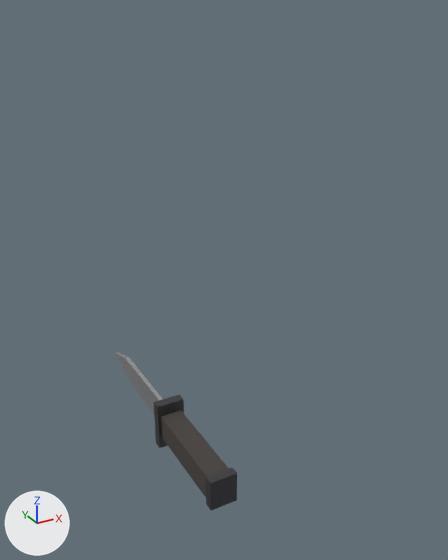
The glTF model godot/assets/models/weapon_knife.glb, before and after one commit.
Before and after are seen from a 50 mm lens placed at (-0.187, -0.394, 0.355), pointed at (0.023, -0.012, 0.164). Every picture has the same lights, and +X, +Y and +Z are marked at lower left. The picture after the commit comes second.

The first picture shows 'weapon_knife'.
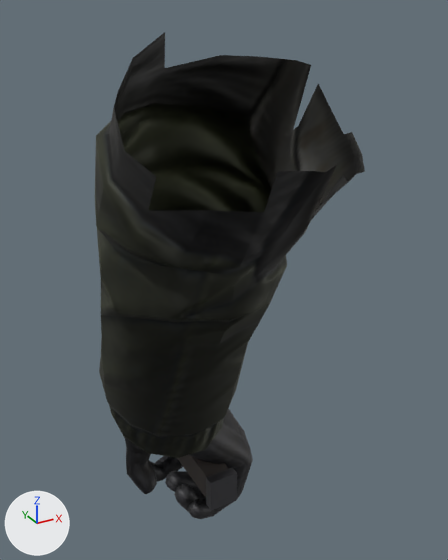
Patch to the scene script:
```diff
--- a/godot/assets/models/weapon_knife.glb.py
+++ b/godot/assets/models/weapon_knife.glb.py
@@ img_soldier_body_diffuse @@
+img_soldier_body_diffuse = load_image('Soldier_Body_diffuse', '_unpacked/Soldier_Body_diffuse', 1024, 1024, 'sRGB')
@@ img_soldier_body_specular @@
+img_soldier_body_specular = load_image('Soldier_Body_specular', '_unpacked/Soldier_Body_specular', 512, 512, 'sRGB')
@@ img_soldier_body_normal @@
+img_soldier_body_normal = load_image('Soldier_Body_normal', '_unpacked/Soldier_Body_normal', 512, 512, 'Non-Color')
@@ mat_soldier_body1_001 @@
+mat_soldier_body1_001 = bpy.data.materials.new('Soldier_body1.001')
+# uses the picture img_soldier_body_diffuse
+# uses the picture img_soldier_body_normal
+# uses the picture img_soldier_body_specular
@@ me_handright @@
+me_handright.from_pydata(...)  # 688 vertices, 1340 faces; spans x -0.103..0.051, y -0.189..0.061, z -0.06..0.344
+me_handright.materials.append(mat_soldier_body1_001)
@@ ob_handright @@
+ob_handright = bpy.data.objects.new('HandRight', me_handright)
+ob_handright.location = (0.0, 0.0, 0.0)
```

What differs and where, as boxes (x1, y1, x2, y2) in the pictures (448 x 560 px):
'HandRight', added
    after: (95, 32, 365, 519)
'weapon_knife', unchanged, covered by the edit
    before: (115, 352, 237, 510)
    after: (177, 455, 237, 510)
